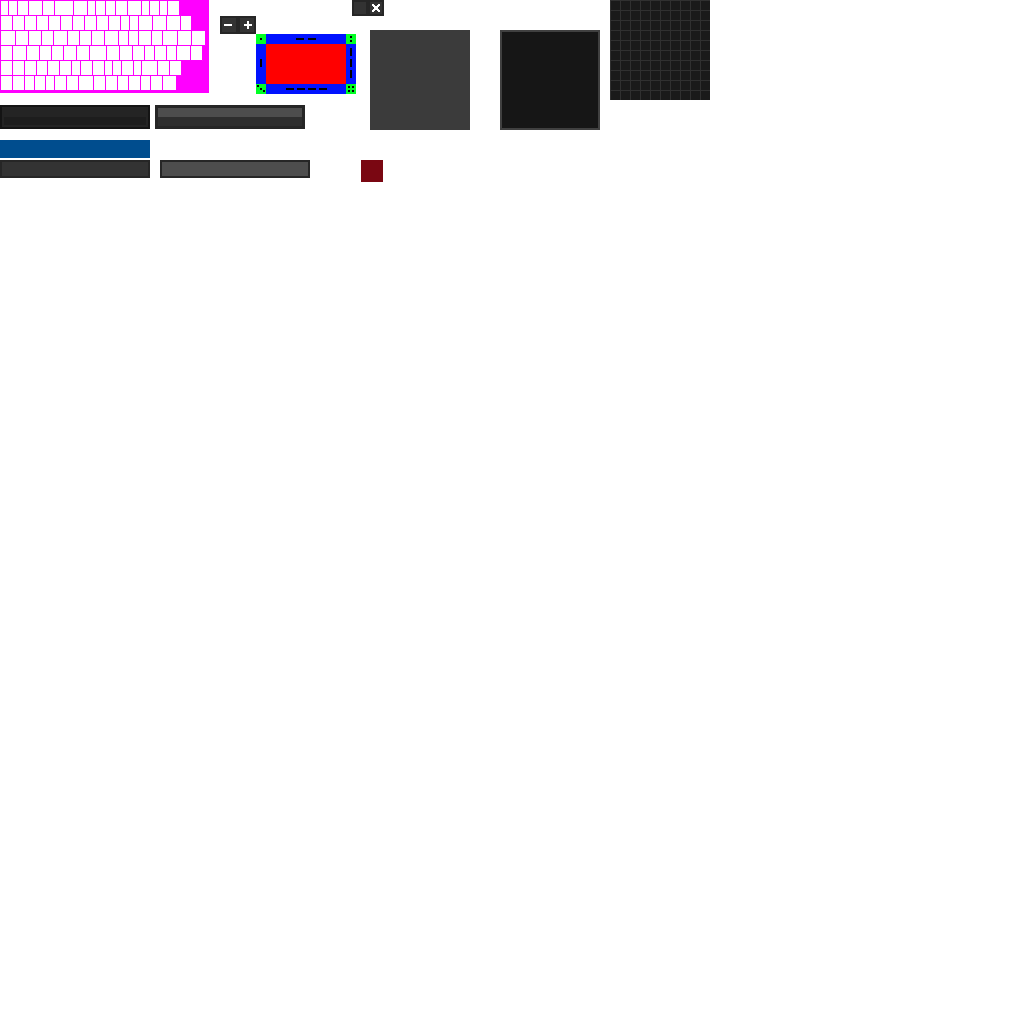
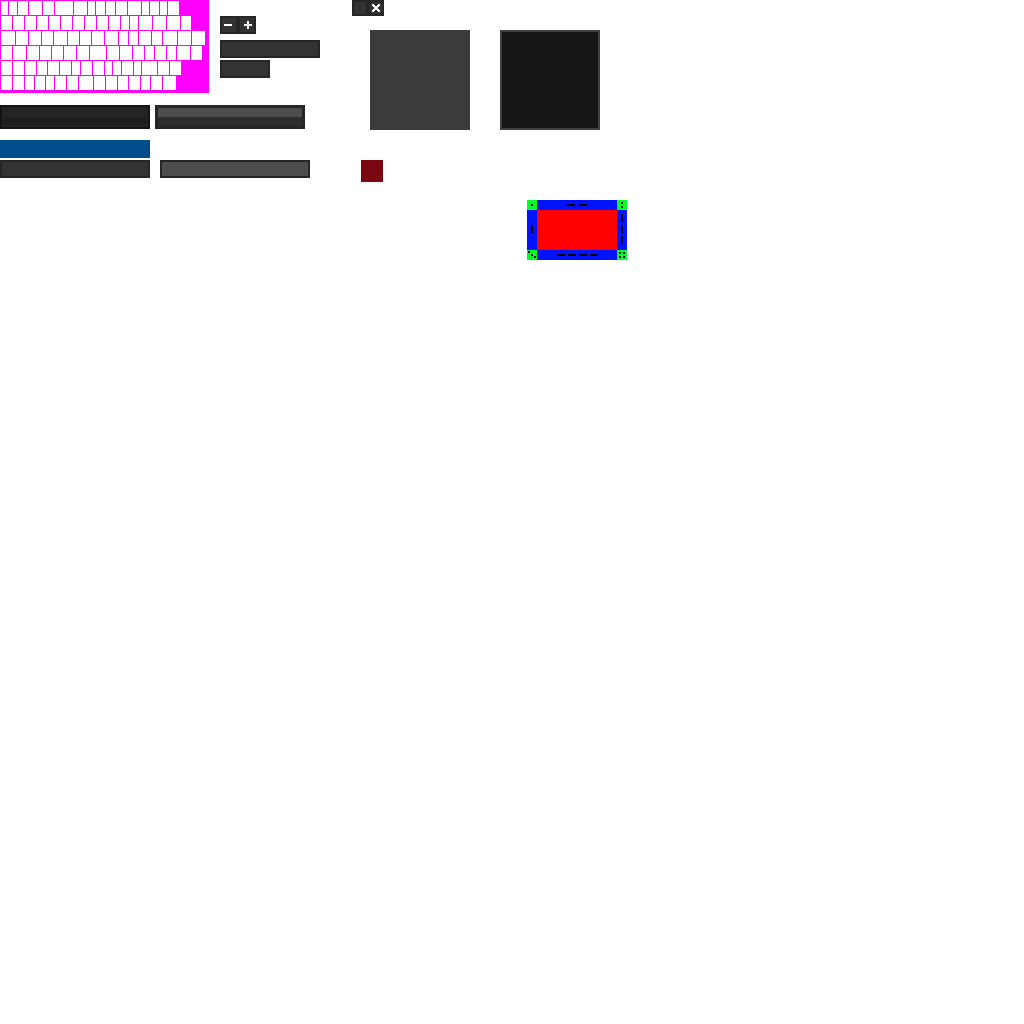
Layers edited between the first and the second 1024 × 1024 image:
added layer "Ebene #13" above "Ebene #11" over (220, 40, 320, 78)
painted on "Ebene #11" over (256, 0, 710, 260)
